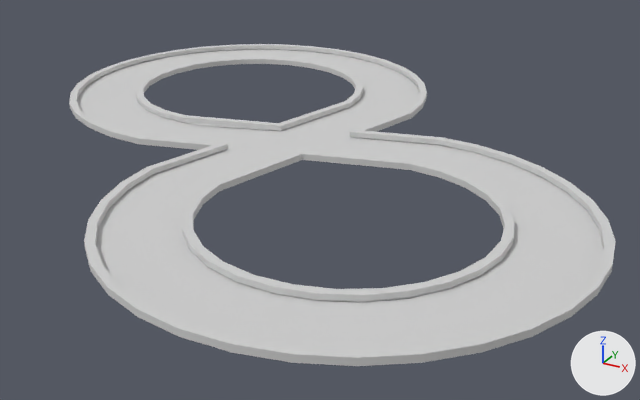
Two versions of the glTF model named8track.glb, one commit apart.
One viewpoint serves both versions: a camera (50 mm lens) standing at (72.5, -121.4, 52.8) and looking at (6.6, -1.5, -7.1). Lighting does not change. The marker at lower right points along +X, +Y and +Z. The picture after the commit comes second. Where no turn or scale is listed for an object, it has been applied to the vertices.

Before the edit, the objects in view are built like this:
```python
me_8track = bpy.data.meshes.new('8track')
me_8track.from_pydata(...)  # 386 vertices, 579 faces; spans x -12.8..12.8, y -12.8..12.8, z 0.0..0.7
me_8track.materials.append(mat_steel___satin)  # light grey #cfcfcf
me_8track_002 = bpy.data.meshes.new('8track.002')
me_8track_002.from_pydata(...)  # 99 vertices, 104 faces; spans x -12.8..12.8, y -12.8..12.8, z 0.0
me_8track_002.materials.append(mat_steel___satin)  # light grey #cfcfcf
ob_asphalt = bpy.data.objects.new('asphalt_', me_8track_002)
ob_asphalt.location = (0.0, 0.0, 1.3)
ob_asphalt.scale = (4.5, 4.5, 1.47)
ob_wall = bpy.data.objects.new('wall_', me_8track)
ob_wall.location = (0.0, 0.0, 1.3)
ob_wall.scale = (4.5, 4.5, 1.47)
```
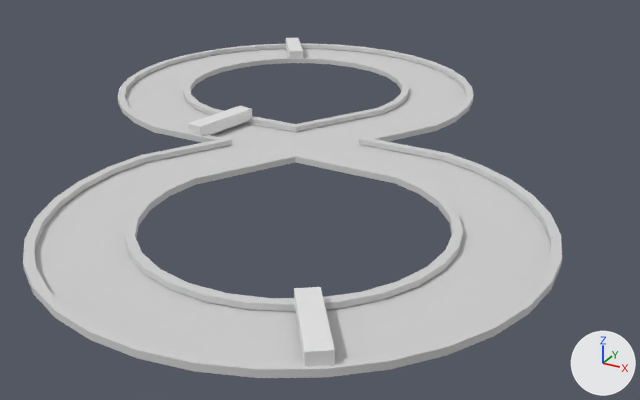
The change, as a list of edits to the scene's bpy script:
```text
Add me_cube_005:
    me_cube_005.from_pydata([(2.45, -6.11, -1.0), (2.45, -6.1, 1.0), (-4.9, 4.39, -1.0), (-4.9, 4.39, 1.0), (4.9, -4.39, -1.0), (4.9, -4.39, 1.0), (-2.45, 6.1, -1.0), (-2.45, 6.11, 1.0)], [], [(0, 1, 3), (0, 3, 2), (2, 3, 7), (2, 7, 6), (6, 7, 5), (6, 5, 4), (4, 5, 1), (4, 1, 0), (2, 6, 4), (2, 4, 0), (7, 3, 1), (7, 1, 5)])
Add me_cube_003:
    me_cube_003.from_pydata([(-2.59, -6.05, -1.0), (-2.59, -6.05, 1.0), (-0.36, 6.57, -1.0), (-0.36, 6.57, 1.0), (0.36, -6.57, -1.0), (0.36, -6.57, 1.0), (2.59, 6.05, -1.0), (2.59, 6.05, 1.0)], [], [(0, 1, 3), (0, 3, 2), (2, 3, 7), (2, 7, 6), (6, 7, 5), (6, 5, 4), (4, 5, 1), (4, 1, 0), (2, 6, 4), (2, 4, 0), (7, 3, 1), (7, 1, 5)])
Change ob_wall:
    ob_wall.location: (0.0, 0.0, 1.3) -> (1.2, -0.2, 1.3)
    ob_wall.rotation_euler: (0.0, 0.0, 0.0) -> (-0.000263, 0.0018, -0.262)  # degrees (0, 0, 0) -> degrees (0, 0.1, -15)
Change ob_asphalt:
    ob_asphalt.location: (0.0, 0.0, 1.3) -> (1.2, -0.2, 1.3)
    ob_asphalt.rotation_euler: (0.0, 0.0, 0.0) -> (-0.000263, 0.0018, -0.262)  # degrees (0, 0, 0) -> degrees (0, 0.1, -15)
Add ob_checkpoint_02:
    ob_checkpoint_02 = bpy.data.objects.new('checkpoint.02', me_cube_005)
    ob_checkpoint_02.location = (-29.0, 51.0, 3.0)
Add ob_checkpoint_01:
    ob_checkpoint_01 = bpy.data.objects.new('checkpoint.01', me_cube_005.copy())
    ob_checkpoint_01.location = (33.0, -51.0, 3.0)
Add ob_checkpoint_00:
    ob_checkpoint_00 = bpy.data.objects.new('checkpoint.00', me_cube_003)
    ob_checkpoint_00.location = (-14.0, 0.0, 3.0)
```

What differs and where, as boxes [x1, y1, x2, y2] in the pictures (640 x 400 px):
'asphalt_', moved, turned
    before: [77, 49, 603, 350]
    after: [35, 49, 551, 362]
'wall_', moved, turned
    before: [69, 44, 616, 366]
    after: [23, 43, 562, 378]
'checkpoint.01', added
    after: [294, 287, 335, 367]
'checkpoint.00', added
    after: [188, 106, 252, 136]
'checkpoint.02', added
    after: [286, 38, 303, 58]
